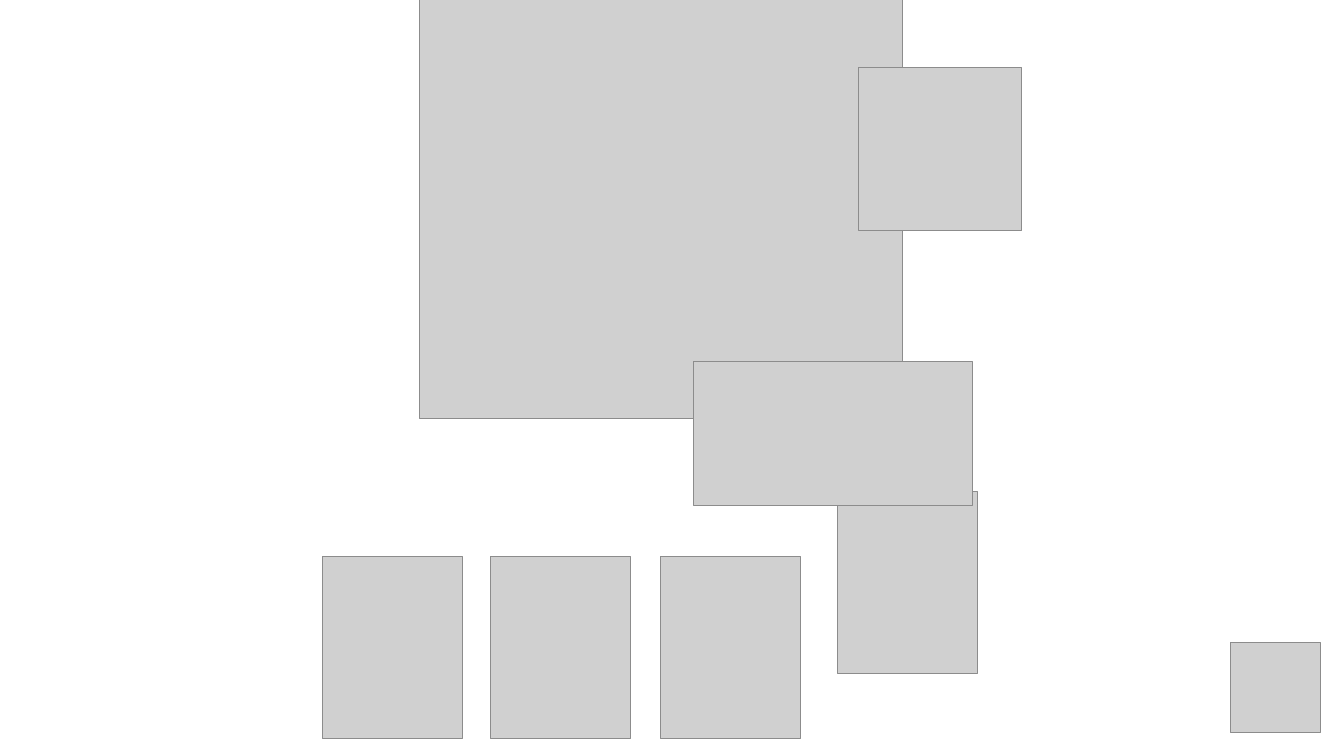
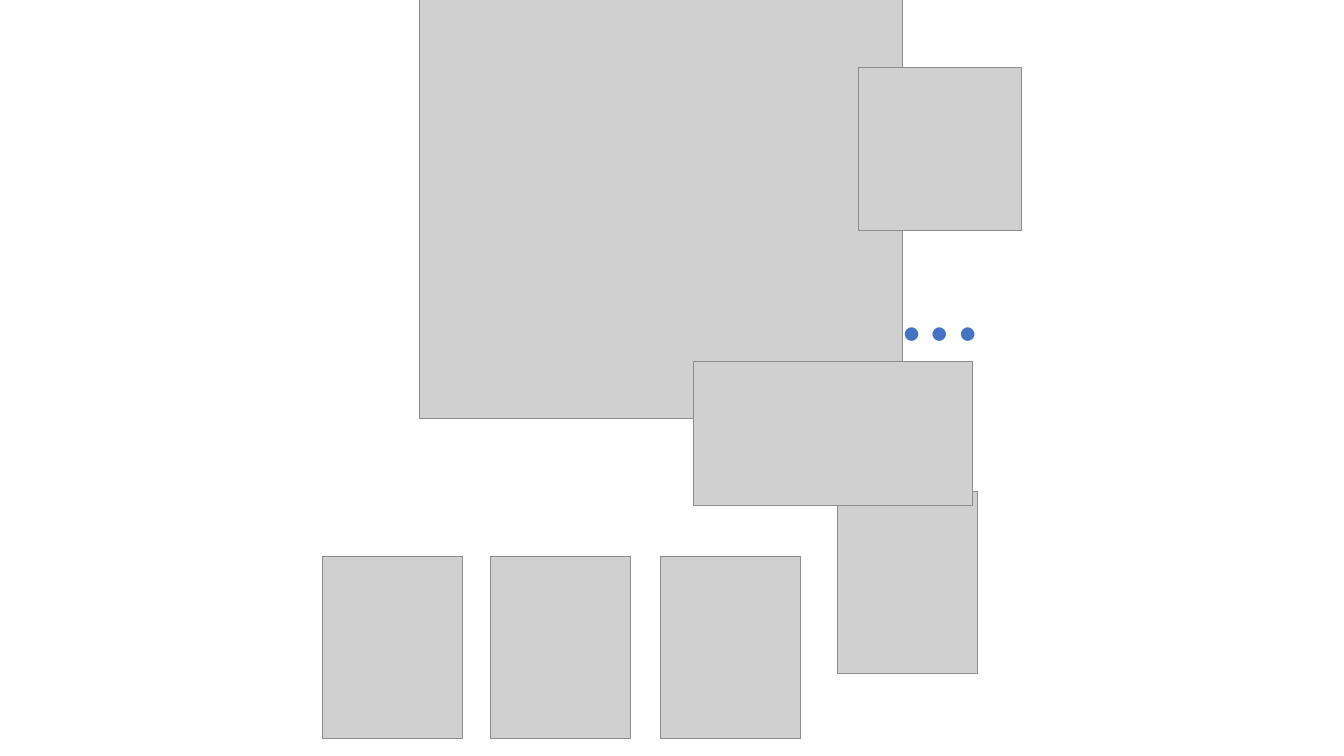
Before and after one commit to MarkPearlCoZa/Talk_MobProgramming, a slide deck: slide 22 of assets/MobProgrammingExample.pptx (slide 25 before the commit). Drawn at 1344x756 pixels with LibreOffice and Linux fonts; fonts in the diff are those of the drawing; grey boxes stand for pictures. Boxes give left, top, right and bottom in pixels: in the first picture for what was removed or moved away, otherwise in the second. Text is boxed around its words. In the diff, an @@ line names an element or a change of style, - is before the commit and + after.

```diff
--- a/assets/MobProgrammingExample.pptx
+++ b/assets/MobProgrammingExample.pptx
@@ text added at box(891, 223, 990, 369), 80 pt, text #4472C4 @@
+…
@@ picture removed at box(1231, 643, 1321, 733) @@
```
Also in this commit, not shown: 3 other slides changed, 3 slides added, 5 slides removed, 2 other files.
